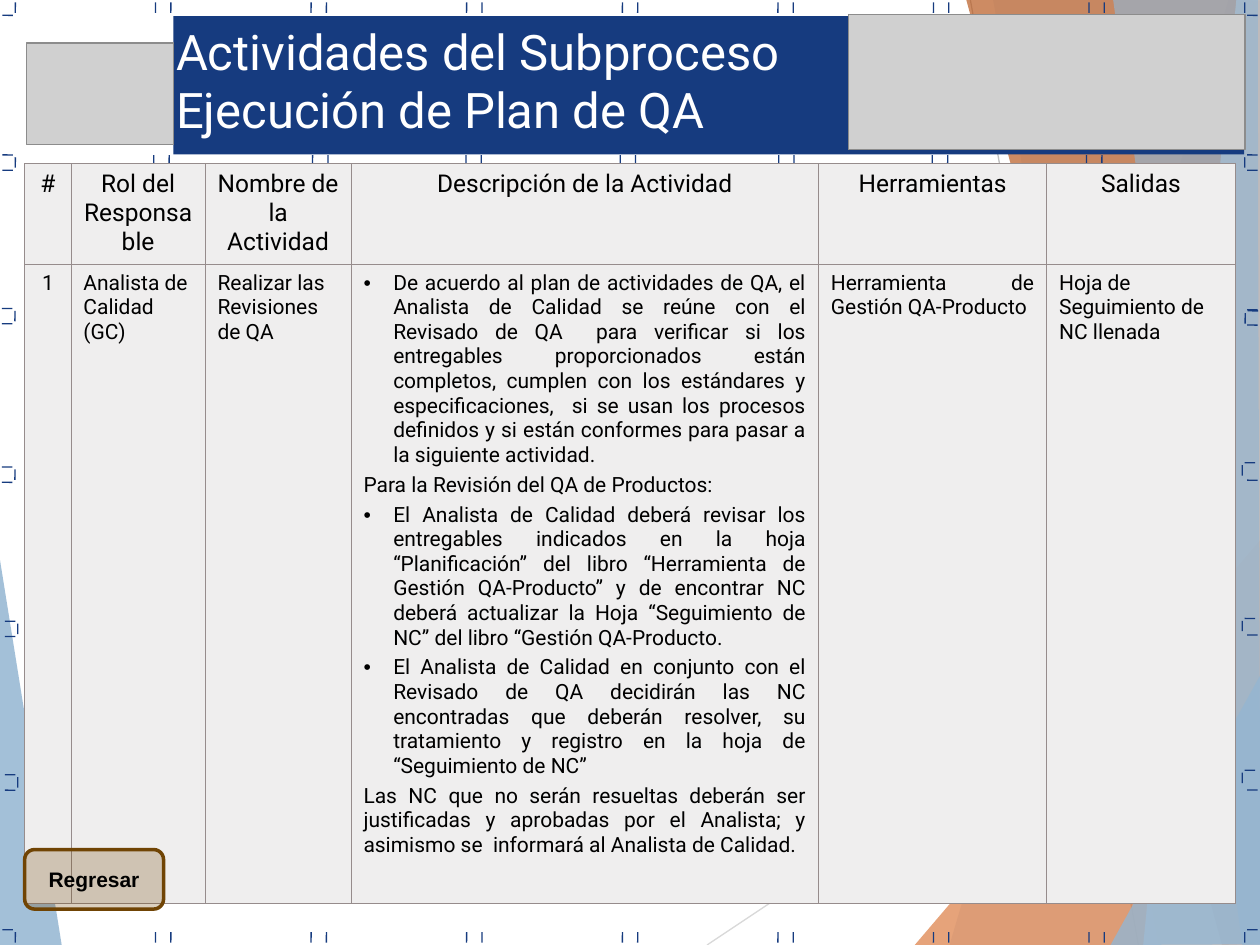
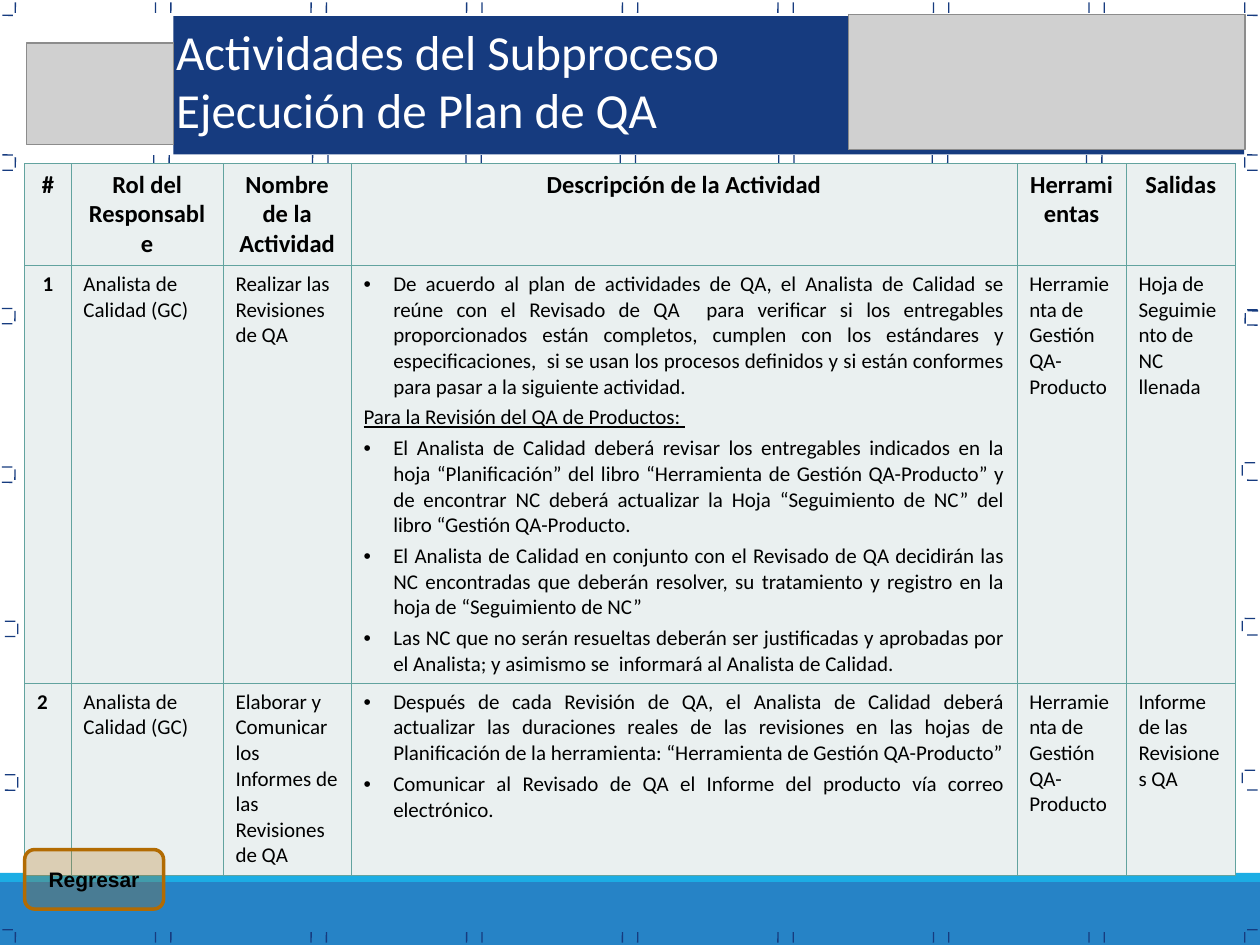
Before and after one commit to Proyecto-TopBody/TopBodySystem, a slide deck: slide 16 of Area de proceso PPQA/PAC_0.1_2015_Proceso Aseguramiento Calidad.ppt (slide 18 before the commit). Drawn at 1260x945 pixels with LibreOffice and Linux fonts; fonts in the diff are those of the drawing; grey boxes stand for pictures. Boxes give left, top, right and bottom in pixels: in the first picture for what was removed or moved away, otherwise in the second. Text is boxed around its words. In the diff, an @@ line names an element or a change of style, - is before the commit and + after.

```diff
--- a/Area de proceso PPQA/PAC_0.1_2015_Proceso Aseguramiento Calidad.ppt
+++ b/Area de proceso PPQA/PAC_0.1_2015_Proceso Aseguramiento Calidad.ppt
@@ text "Actividades del Subproceso" at bbox=[176, 36, 719, 137]: font Roboto to Calibri @@
@@ table at bbox=[25, 164, 1237, 869] @@
+row 3: 2 | Analista de Calidad (GC) | Elaborar y Comunicar los Informes de las Revisiones de QA | Después de cada Revisión de QA, el Analista de Calidad deberá actualizar las duraciones reales de las revisiones en las hojas de Planificación de la herramienta: “Herramienta de Gestión QA-Producto” / Comunicar al Revisado de QA el Informe del producto vía correo electrónico. | Herramienta de Gestión QA-Producto | Informe de las Revisiones QA
@@ line added from (123, 239) to (1153, 239), #7F7F7F 0.51 pt @@
@@ group removed at bbox=[0, 0, 1260, 945]: 8 freeform shapes, 2 lines @@
@@ rounded rectangle "Regresar" at bbox=[25, 849, 164, 908]: fill #704404 at 25% opacity to #B26B02 at 25% opacity; outline #704404 2.01 pt to #B26B02 2.01 pt @@
@@ rectangle added at bbox=[0, 882, 1260, 945], fill #2683C6 @@
@@ rectangle added at bbox=[0, 873, 1260, 882], fill #1CADE4 @@
```
Also in this commit, not shown: 19 other slides changed, 9 slides added, 15 slides removed, 13 other files.
